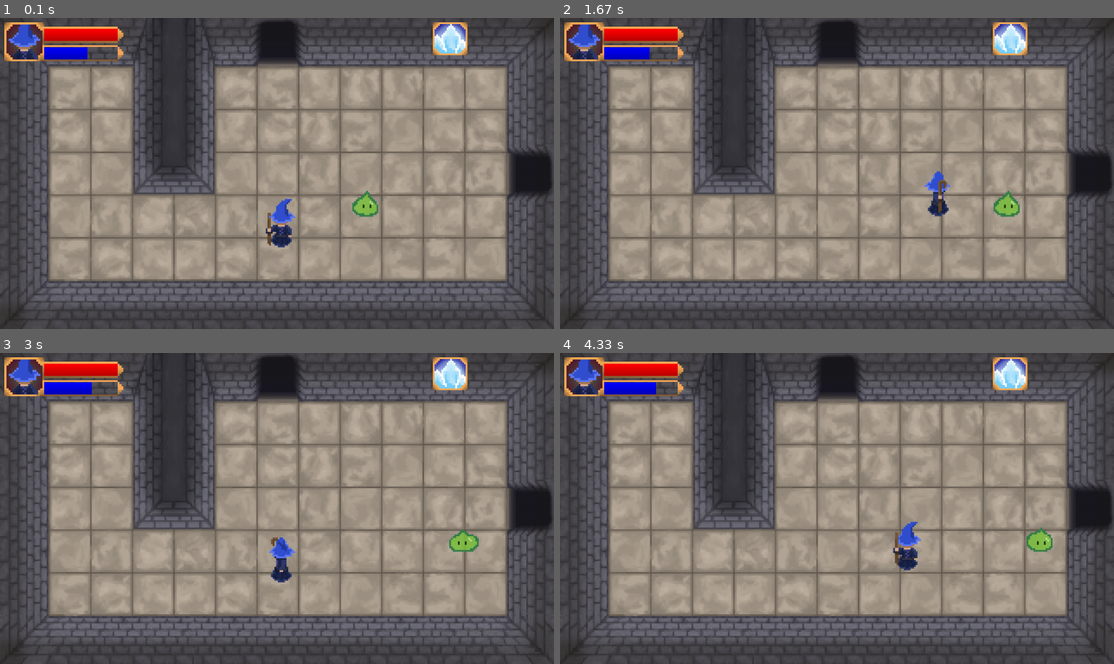
Above: before the commit, frames 1-4 (two rows, left to right).
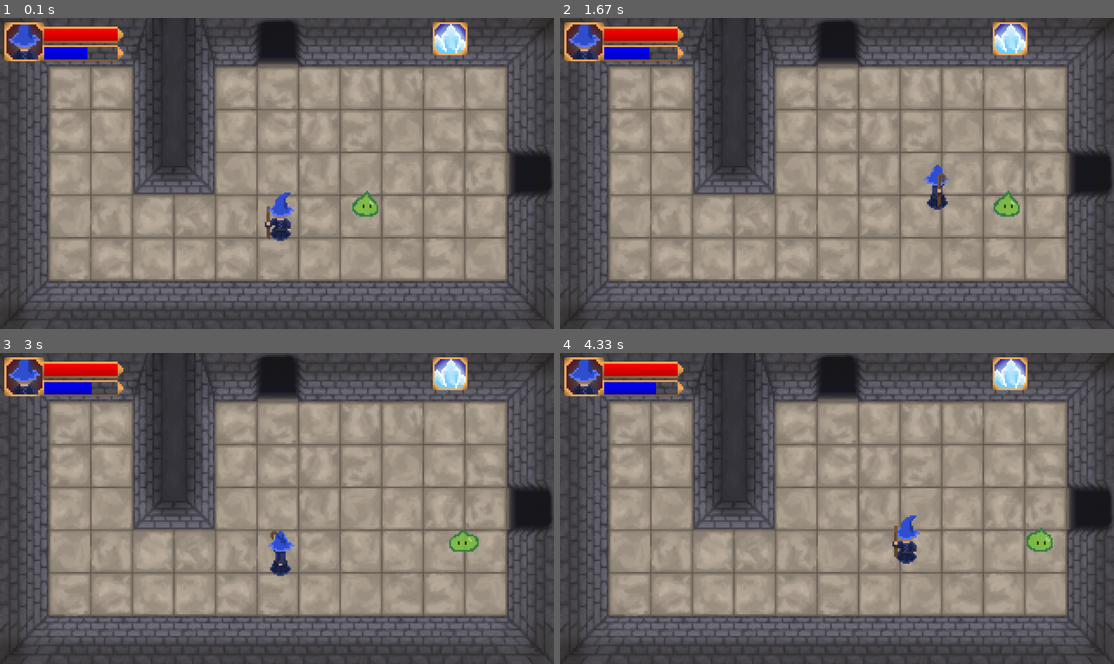
Above: after the commit, the same moments.

Repository: wmunsch/CS183-Group-Game
Game: pygame game, started from engine_Will.py
Same seed, same stepped clock (60 frames per second), same inputs: the game is played once before the commit and once after it.
Inputs:
- Up to frame 1 (0.1 s): no input
- Up to frame 2 (1.67 s): hold Right 0.33-0.8 s; hold Up 0.83-1.13 s; tap 3 at 0.98 s; hold Right 1.17-1.63 s
- Up to frame 3 (3 s): hold Left 1.67-2.2 s; tap 2 at 1.82 s; hold Down 2.23-2.53 s; tap 3 at 2.38 s; hold Left 2.57-2.97 s
- Up to frame 4 (4.33 s): hold Up 3-3.37 s; tap 2 at 3.15 s; hold Right 3.4-4.03 s; tap 3 at 3.55 s; hold Down from 4.07 s (still down)

The runs differ from the first frame. In frame 1, 0.5% of the frame differs, in the area x 47-54%, y 56-74%; in frame 2, 0.4%; in frame 3, 0.4%; in frame 4, 0.5%.

Commit message:
Add files via upload

Diff:
--- a/engine_Will.py
+++ b/engine_Will.py
@@ -29,8 +29,11 @@
         self.animation_speed = 10
         self.animation_speed = self.animation_speed
         self.rect = self.surf.get_rect()
-        self.rect = self.rect.inflate(-5,-30)
+        #self.rect = pygame.Rect(40,20,50,100)#self.surf.get_rect()
+        #self.rect = self.rect.inflate(-5,-30)
         self.rect.move_ip(600,400) #player spawn point
+
+
         self.walk_up_ani = [pygame.transform.scale(pygame.image.load('graphics/player_walking_upF1.png'),(92,124)),
             pygame.transform.scale(pygame.image.load('graphics/player_walking_upF2.png'),(92,124)),
             pygame.transform.scale(pygame.image.load('graphics/player_walking_upF3.png'),(92,124)),
@@ -280,7 +283,8 @@
         self.surf = self.walk_right_ani[self.current_frame]
 
     def update(self):
-        self.distance -=1
+        if (self.frozen == False):
+            self.distance -=1
         print (self.distance)
         if self.direction == 0:
             if (checkCollision(pygame.sprite.Sprite, self,currentroom.wallRight1) or checkCollision(pygame.sprite.Sprite, self,currentroom.wallRight2)):
@@ -550,7 +554,7 @@
                 if event.type == pygame.QUIT:
                         done = True
 
-
+        #pygame.draw.rect(screen,(255,0,0), (player.rect),0)
         pressed_keys = pygame.key.get_pressed()
 
         screen.blit(currentroom.roomimage,(0,0))
